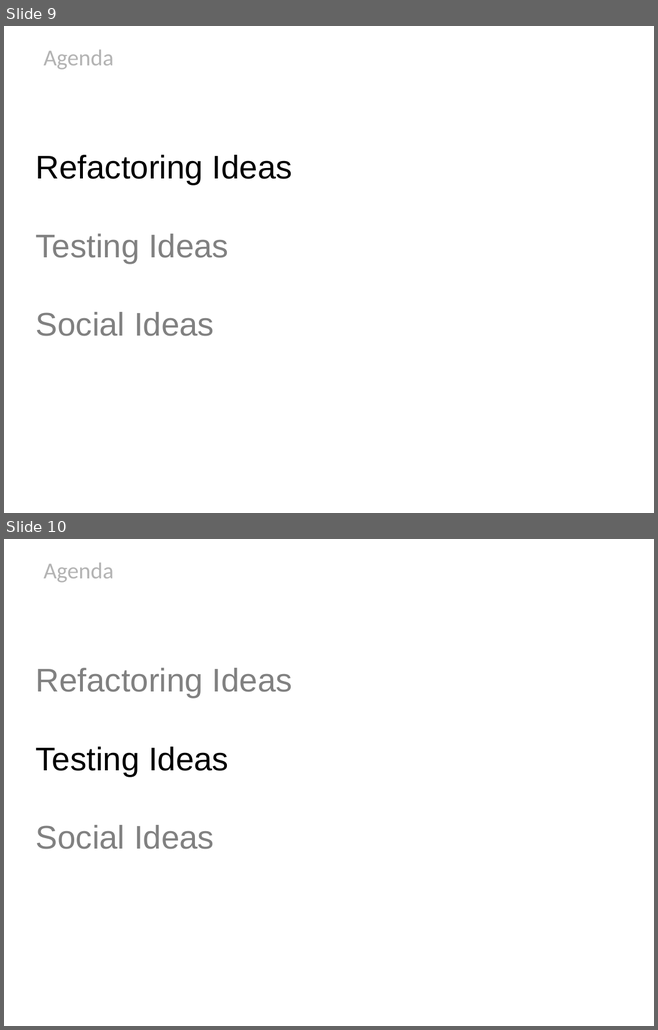
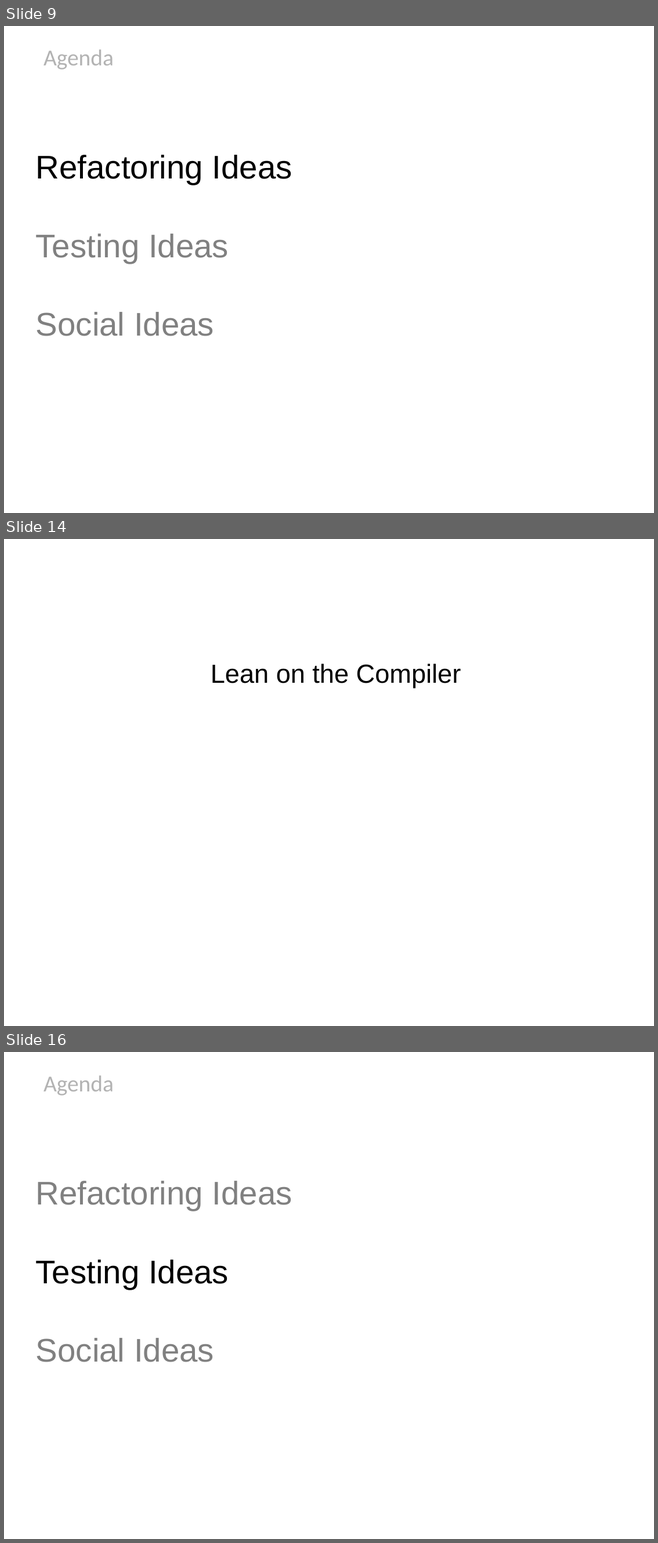
Before and after one commit to HamletDRC/presentations, a slide deck: newideasforoldcode/NewIdeasForOldCode_Confess2011.odp. Shown one above the other, each under a label of ours: slides 9 and 10 before the commit, slides 9, 14 and 16 after it; the slides between them are not shown. The pictures are 658x1030 and 658x1543 pixels, drawn with LibreOffice and Linux fonts; fonts in the diff are those of the drawing; background and template pictures are left out. Boxes give left, top, right and bottom in pixels: in the first picture for what was removed or moved away, otherwise in the second. Text is boxed around its words. In the diff, an @@ line names an element or a change of style, - is before the commit and + after.

```diff
--- a/newideasforoldcode/NewIdeasForOldCode_Confess2011.odp
+++ b/newideasforoldcode/NewIdeasForOldCode_Confess2011.odp
@@ slide 14 added at bbox=[4, 539, 654, 1026], background picture (left out) @@
@@ subtitle added at bbox=[210, 664, 461, 688], 32 pt, text #000000 @@
+Lean on the Compiler
@@ what was slide 10 is now slide 16 @@
```
Also in this commit, not shown: 1 slide changed, 5 other slides added, 1 other file.
